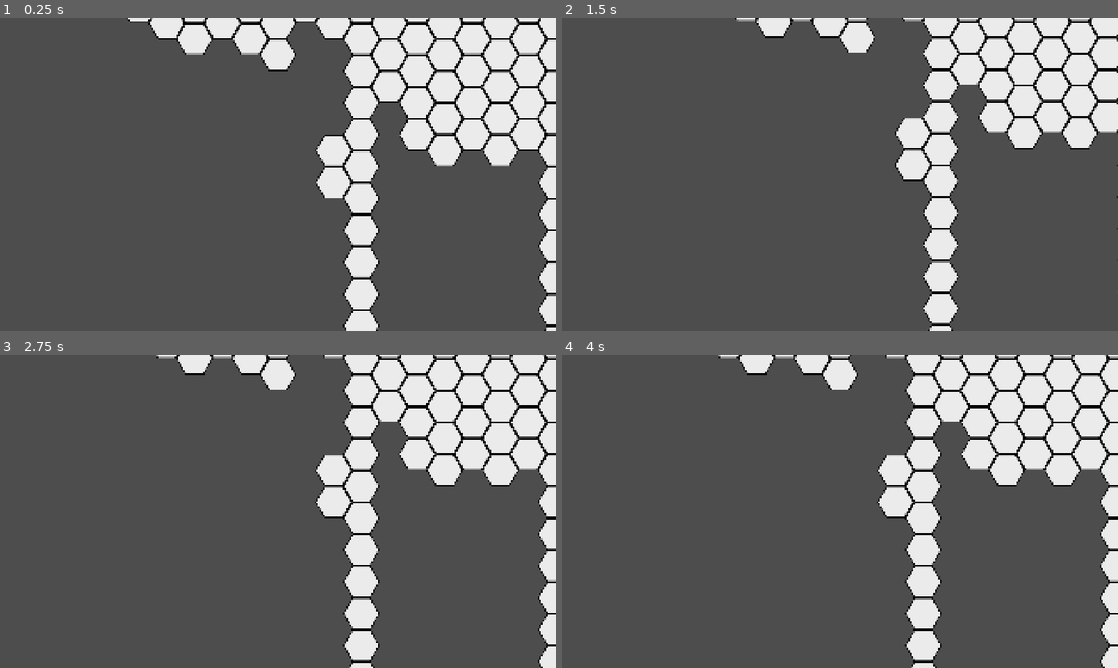
Above: before the commit, frames 1-4 (two rows, left to right).
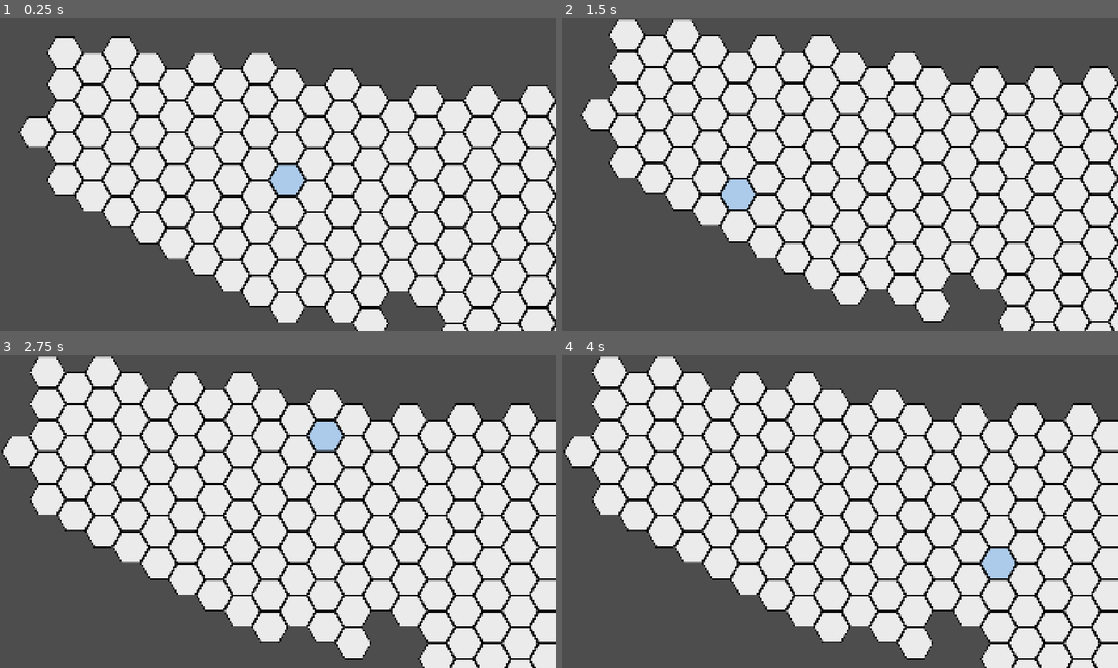
Above: after the commit, the same moments.

Repository: stefan-11/hexfield-tilemaplayer
Game: Godot game, scene res://main.tscn
Two runs of this game, one before a commit and one after it. Both use one fixed random seed, a clock stepped at 60 frames per second and the inputs below.
Inputs (mouse positions are in pixels of both pictures, inside the frame that each line leads up to):
- Up to frame 1 (0.25 s): no input
- Up to frame 2 (1.5 s): tap Enter at 0.5 s; move the mouse to (962, 158) at 0.52 s; tap Down (camera_down) at 0.6 s; click (962, 158) at 0.67 s; tap Space at 1.25 s; move the mouse to (728, 190) at 1.27 s; tap Left (camera_left) at 1.35 s; click (728, 190) at 1.42 s
- Up to frame 3 (2.75 s): tap Enter at 2 s; move the mouse to (333, 442) at 2.02 s; tap Right (camera_right) at 2.1 s; click (333, 442) at 2.17 s
- Up to frame 4 (4 s): tap Space at 2.75 s; move the mouse to (812, 574) at 2.77 s; tap Up (camera_up) at 2.85 s; click (812, 574) at 2.92 s; tap Enter at 3.5 s; move the mouse to (1006, 558) at 3.52 s; tap Down (camera_down) at 3.6 s; click (1006, 558) at 3.67 s

The runs differ from the first frame. In frame 1, 66% of the frame differs, in the area x 3-100%, y 0-100%; in frame 2, 65%; in frame 3, 67%; in frame 4, 67%, in the area x 0-100%, y 0-100%.

Commit message:
a start cell per level can now be defined

Diff:
--- a/camera.gd
+++ b/camera.gd
@@ -15,10 +15,13 @@
 var _bounds := Rect2()
 var _has_bounds := false
 var _edge_pressed := {}
+# Bis zur ersten echten Mausbewegung meldet Godot (0, 0) als Mausposition,
+# was sonst wie "Maus in der oberen linken Ecke" wirkt.
+var _mouse_seen := false
 
 
-## Begrenzt die Kamera auf das gemalte Spielfeld und zentriert sie darauf.
-func fit_to_board(board: TileMapLayer) -> void:
+## Begrenzt die Kamera auf das gemalte Spielfeld und richtet sie auf focus_cell aus.
+func fit_to_board(board: TileMapLayer, focus_cell: Vector2i) -> void:
 	var cells := board.get_used_cells()
 	if cells.is_empty():
 		return
@@ -28,7 +31,7 @@
 	var half_tile := Vector2(board.tile_set.tile_size) / 2 + Vector2.ONE * border_margin
 	_bounds = rect.grow_individual(half_tile.x, half_tile.y, half_tile.x, half_tile.y)
 	_has_bounds = true
-	position = _bounds.get_center()
+	position = board.to_global(board.map_to_local(focus_cell))
 	_clamp_to_bounds()
 	reset_smoothing()
 
@@ -40,10 +43,16 @@
 	_clamp_to_bounds()
 
 
+func _input(event: InputEvent) -> void:
+	if event is InputEventMouseMotion:
+		_mouse_seen = true
+
+
 func _update_edge_actions() -> void:
 	var view_size := get_viewport_rect().size
 	var mouse := get_viewport().get_mouse_position()
-	var inside := Rect2(Vector2.ZERO, view_size).has_point(mouse) and DisplayServer.window_is_focused()
+	var inside := _mouse_seen and Rect2(Vector2.ZERO, view_size).has_point(mouse) \
+			and DisplayServer.window_is_focused()
 	var wanted := {
 		"camera_left": inside and mouse.x < edge_margin,
 		"camera_right": inside and mouse.x > view_size.x - edge_margin,
--- /dev/null
+++ b/level.gd
@@ -0,0 +1,5 @@
+extends TileMapLayer
+## Spielbrett eines Levels. Levelspezifische Einstellungen stehen als Exports hier.
+
+## Axiale Koordinate (q, r) des Hex-Felds, auf das die Kamera beim Start schaut.
+@export var start_cell := Vector2i.ZERO
--- a/level_01.tscn
+++ b/level_01.tscn
@@ -1,6 +1,7 @@
 [gd_scene format=4 uid="uid://wekxyw8wcrda"]
 
-[ext_resource type="PackedScene" path="res://level_base.tscn" id="1_base"]
+[ext_resource type="PackedScene" uid="uid://d3rsxa5s3q4is" path="res://level_base.tscn" id="1_base"]
 
 [node name="Board" unique_id=690169702 instance=ExtResource("1_base")]
 tile_map_data = PackedByteArray("AAADAAAAAAAAAAAAAAAAAAAAAAAAAAAAAAABAAAAAAAAAAAAAAACAAAAAAAAAAAAAAACAP//AAAAAAAAAAADAP …(3312 unchanged characters)…
+start_cell = Vector2i(1, 1)
--- a/level_base.tscn
+++ b/level_base.tscn
@@ -1,10 +1,12 @@
-[gd_scene format=3]
+[gd_scene format=3 uid="uid://d3rsxa5s3q4is"]
 
 [ext_resource type="TileSet" uid="uid://icjolmgce0t8" path="res://hex_tileset.tres" id="1_tileset"]
+[ext_resource type="Script" uid="uid://bdrucby46p3ou" path="res://level.gd" id="2_646pq"]
 [ext_resource type="Script" uid="uid://dbtsogq1dt2kw" path="res://hover_highlight.gd" id="2_hover"]
 
-[node name="Board" type="TileMapLayer"]
+[node name="Board" type="TileMapLayer" unique_id=1759718934]
 tile_set = ExtResource("1_tileset")
+script = ExtResource("2_646pq")
 
-[node name="Hover" type="TileMapLayer" parent="."]
+[node name="Hover" type="TileMapLayer" parent="." unique_id=1908978758]
 script = ExtResource("2_hover")
--- a/main.gd
+++ b/main.gd
@@ -9,4 +9,4 @@
 func _ready() -> void:
 	var board: TileMapLayer = level_scene.instantiate()
 	add_child(board)
-	camera.fit_to_board(board)
+	camera.fit_to_board(board, board.start_cell)
Not shown, added: level.gd.uid
Not shown, changed: CLAUDE.md
